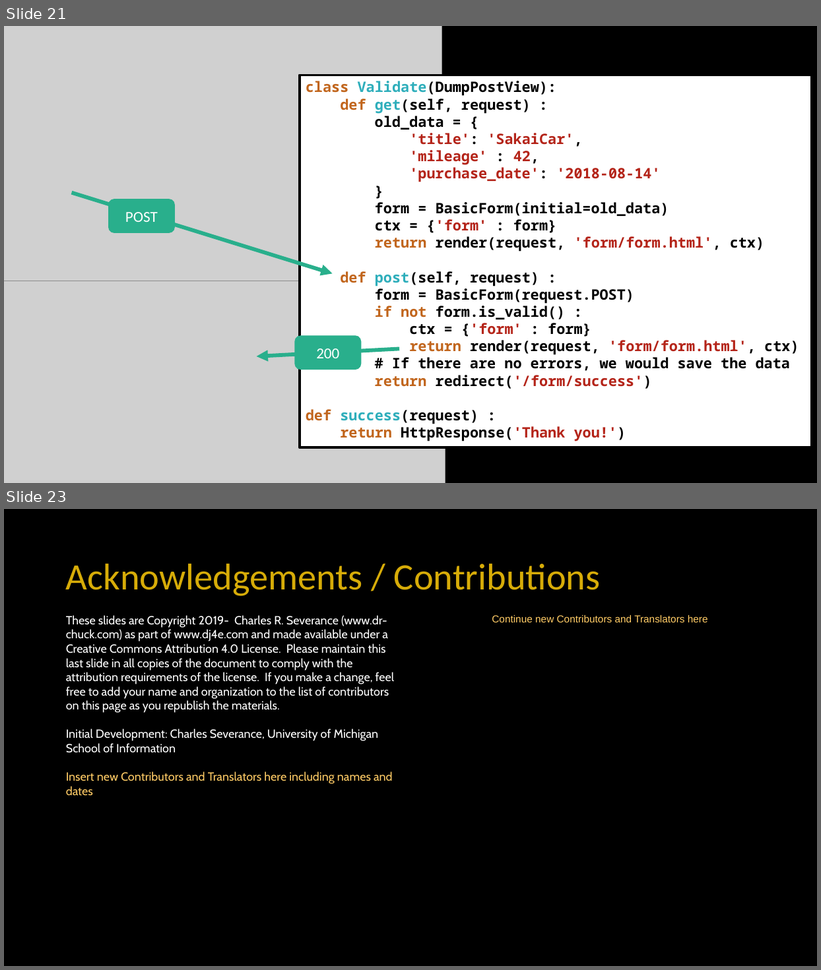
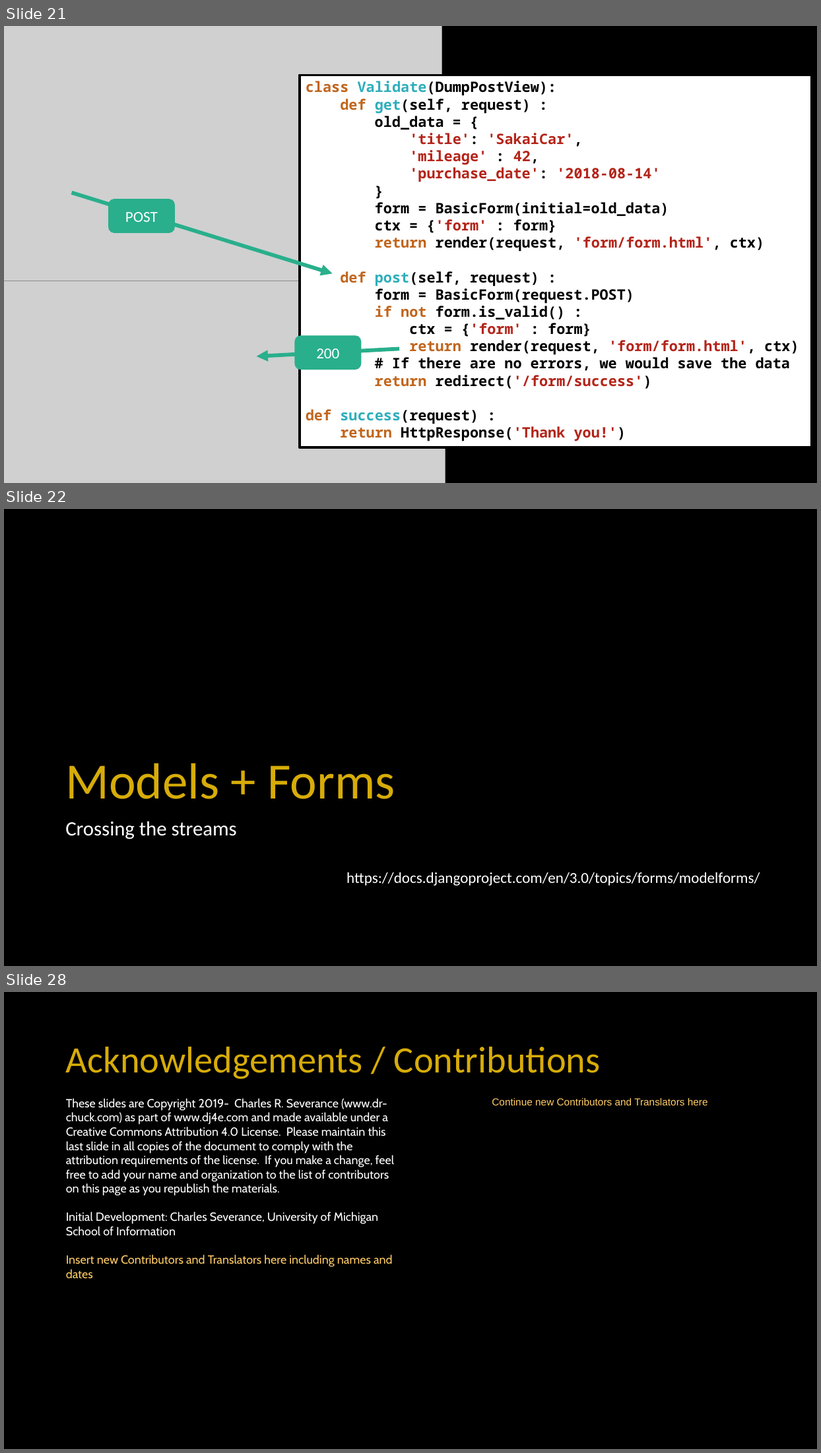
Before and after one commit to csev/dj4e, a slide deck: lectures/DJ-11-Forms-Django.pptx. Shown one above the other, each under a label of ours: slides 21 and 23 before the commit, slides 21, 22 and 28 after it; the slides between them are not shown. The pictures are 821x970 and 821x1453 pixels, drawn with LibreOffice and Linux fonts; fonts in the diff are those of the drawing; grey boxes stand for pictures. Boxes give left, top, right and bottom in pixels: in the first picture for what was removed or moved away, otherwise in the second. Text is boxed around its words. In the diff, an @@ line names an element or a change of style, - is before the commit and + after.

Commit message:
Add slides about ModelForms

```diff
--- a/lectures/DJ-11-Forms-Django.pptx
+++ b/lectures/DJ-11-Forms-Django.pptx
@@ slide 22 added at <box>4,509,817,966</box>, background #000000 @@
@@ title added at <box>65,763,395,799</box>, 60 pt, text #D7AC08 @@
+Models + Forms
@@ text added at <box>65,821,237,840</box>, 24 pt, text #FFFFFF @@
+Crossing the streams
@@ text added at <box>347,873,760,886</box>, 18 pt, text #FFFFFF @@
+https://docs.djangoproject.com/en/3.0/topics/forms/modelforms/
@@ what was slide 23 is now slide 28 @@
```
Also in this commit, not shown: 1 slide changed, 4 other slides added.
